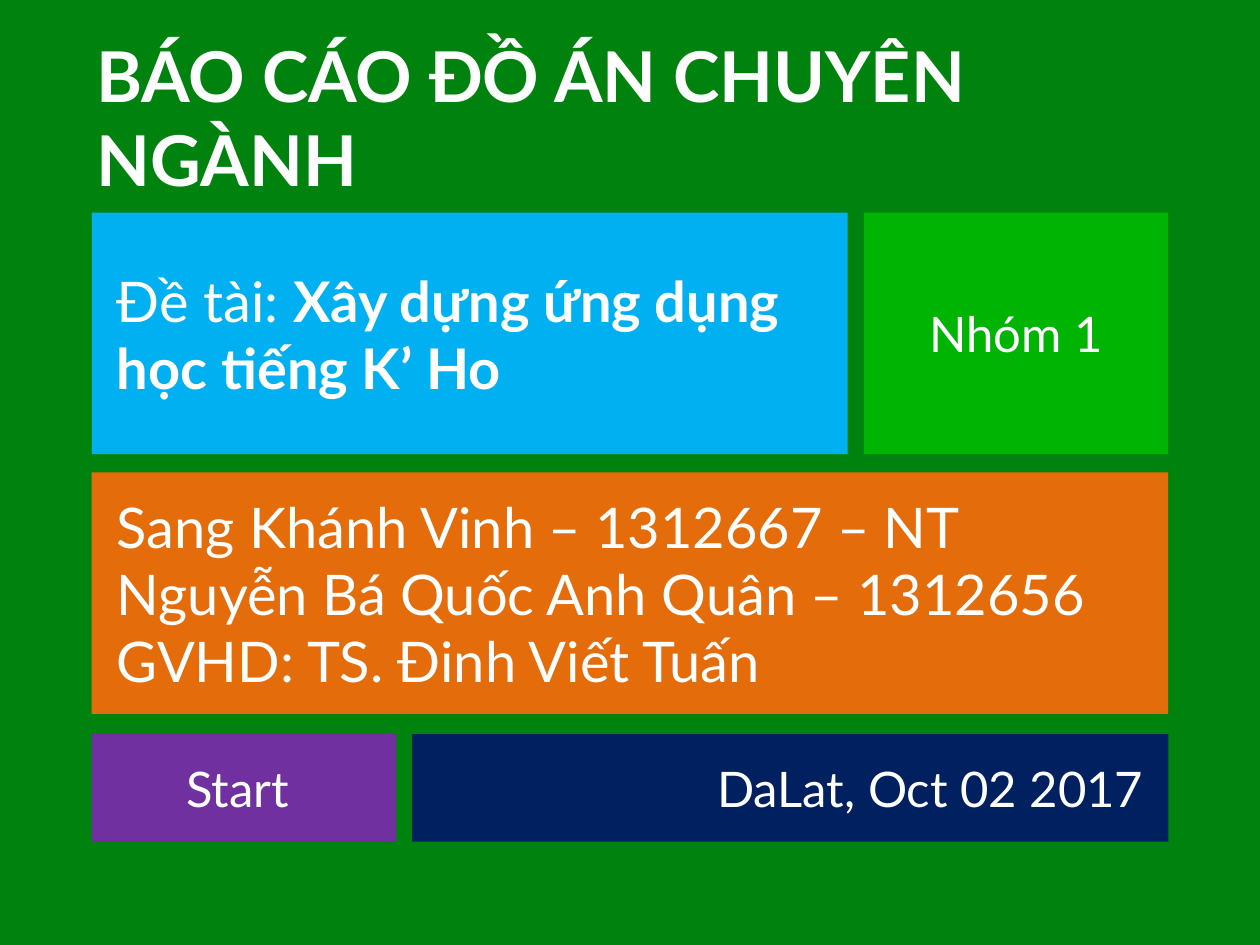
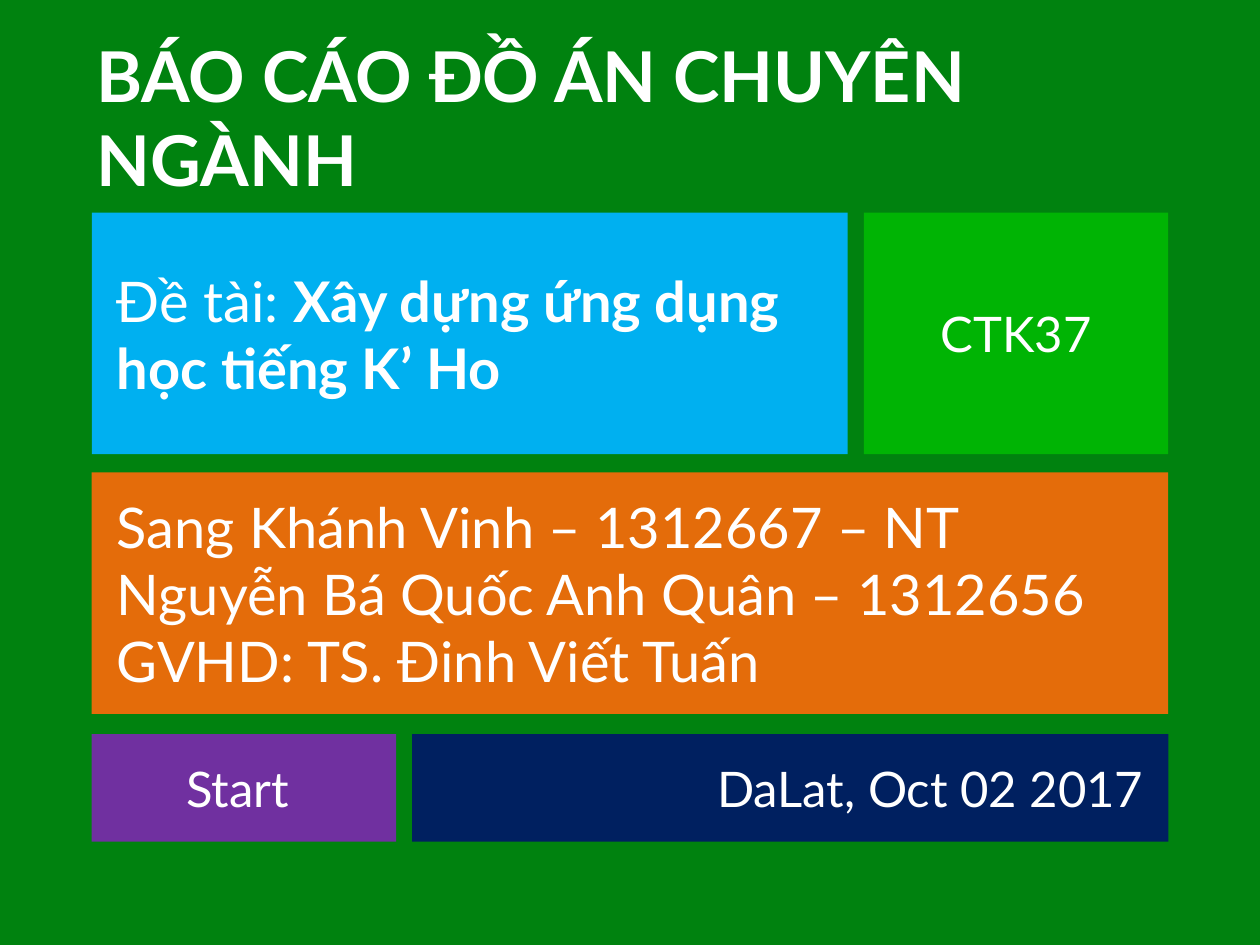
Before and after one commit to khanhvinhit/Do-An, a slide deck: slide 1 of THESIS/BaoCaov1.pptx. Drawn at 1260x945 pixels with LibreOffice and Linux fonts; fonts in the diff are those of the drawing. Boxes give left, top, right and bottom in pixels: in the first picture for what was removed or moved away, otherwise in the second. Text is boxed around its words. In the diff, an @@ line names an element or a change of style, - is before the commit and + after.

```diff
--- a/THESIS/BaoCaov1.pptx
+++ b/THESIS/BaoCaov1.pptx
@@ text in rectangle at [941, 316, 1092, 353]: text changed @@
-Nhóm 1
+CTK37
```
Also in this commit, not shown: 4 other slides changed, 23 slides added, 2 other files.
